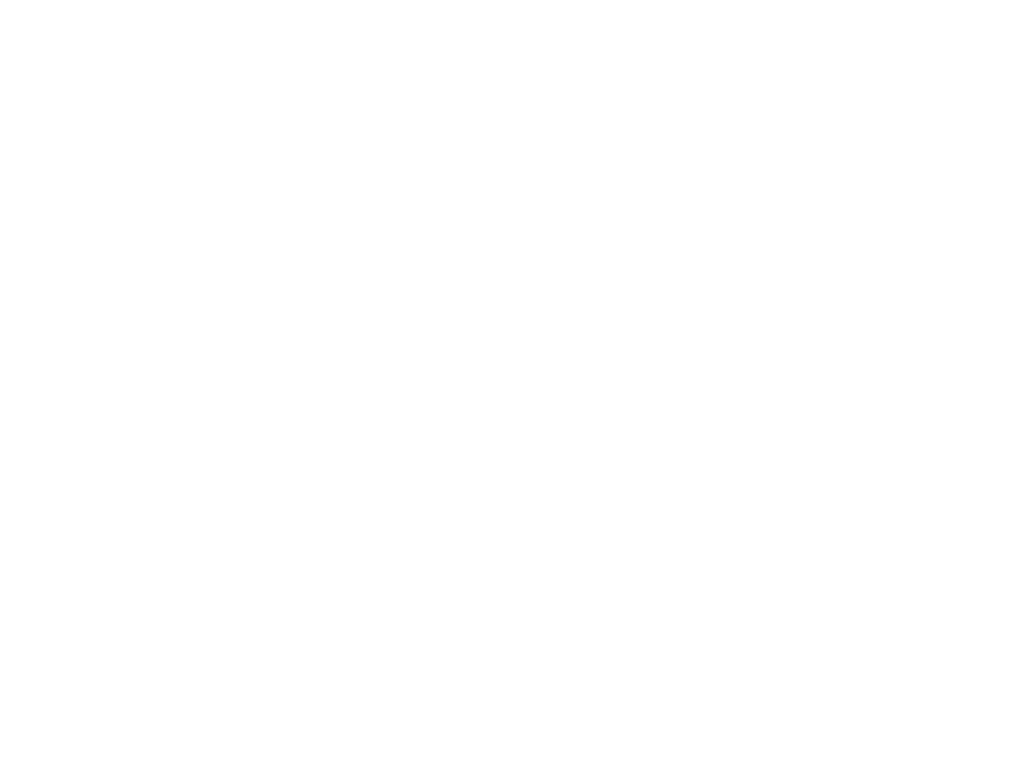
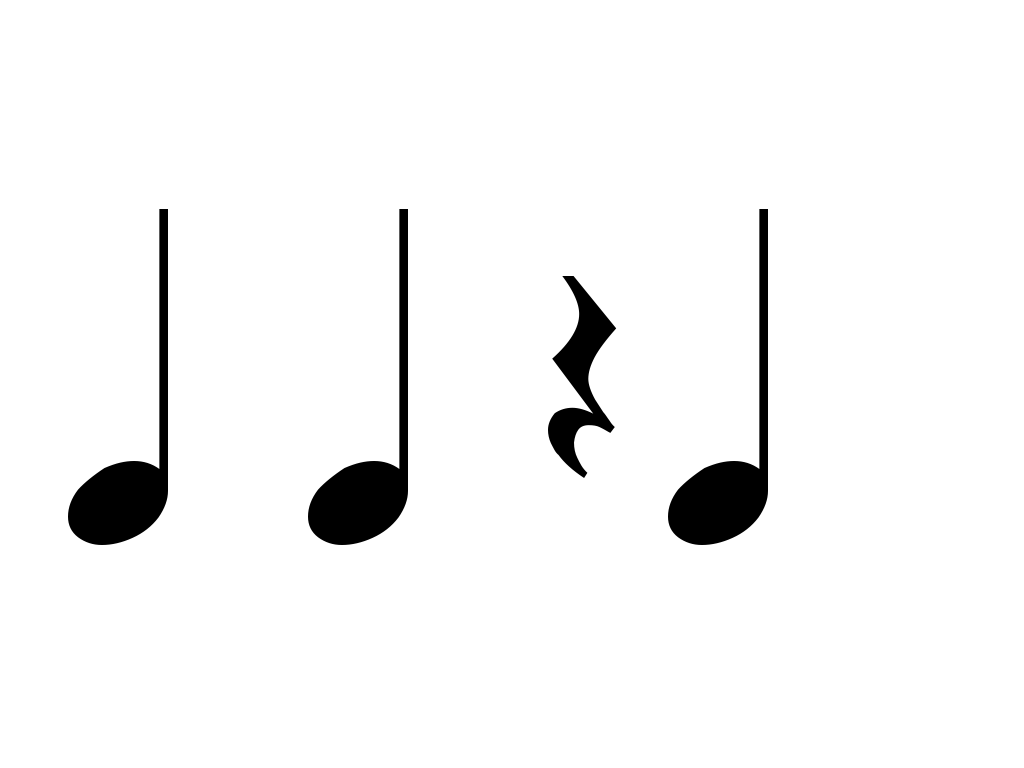
Comparing the layer stacks of the two 1024×768 images. Changes:
added layer "qqQq" above "qqnq" over bbox(68, 209, 768, 545)
